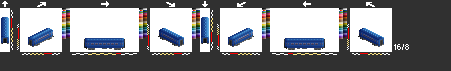
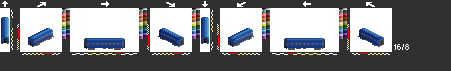
Layered file, before and after one edit (451 x 71). Changes by layer:
hid "bl", painted on it over [49, 33, 363, 49]
showed "al", painted on it over [49, 33, 363, 49]
